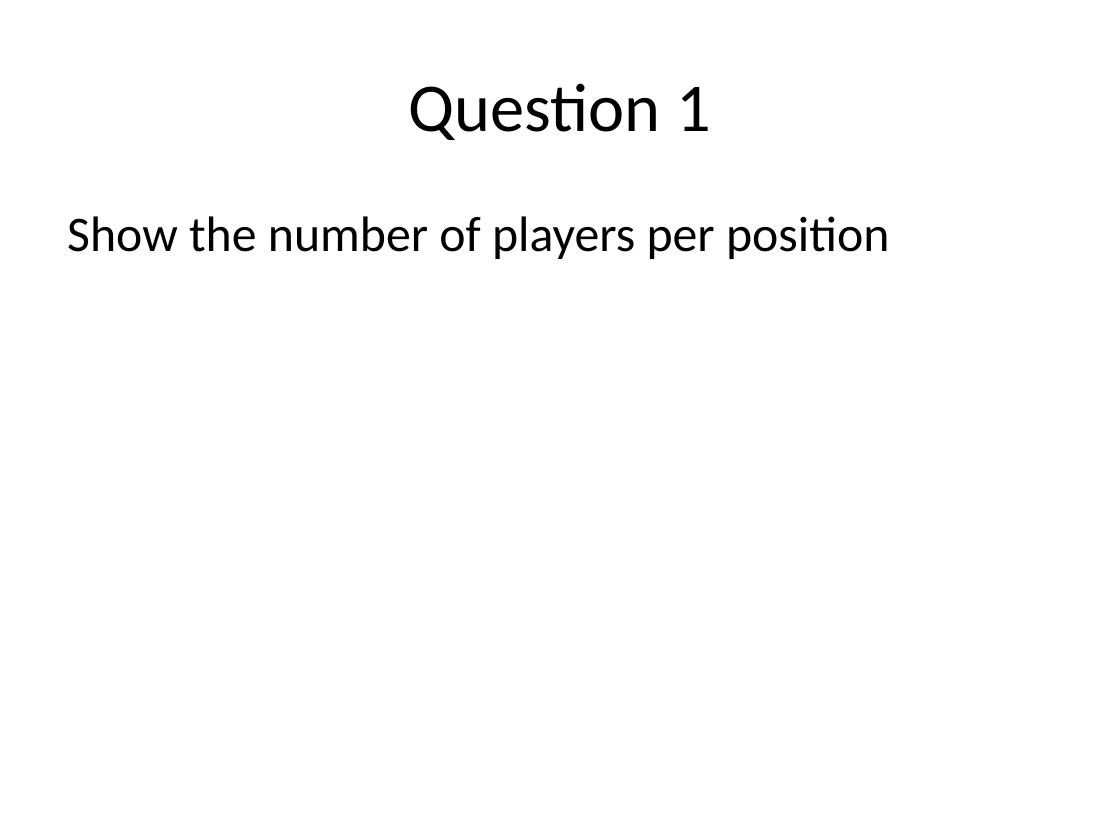
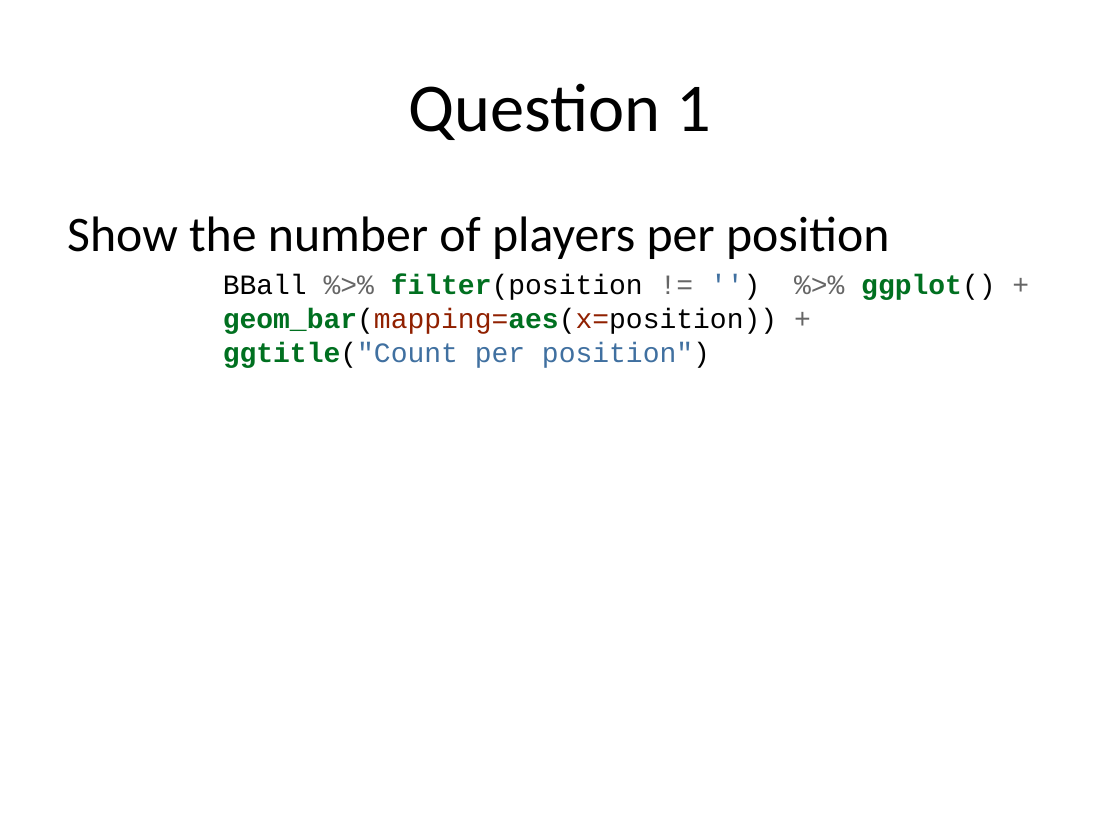
Before and after one commit to rmpalmer/MDS-6306-Doing-Data-Science-Fall-2019, a slide deck: slide 3 of Unit 2/Richard_Palmer_LiveSession_2.pptx. Drawn at 1120x840 pixels with LibreOffice and Linux fonts; fonts in the diff are those of the drawing. Boxes give left, top, right and bottom in pixels: in the first picture for what was removed or moved away, otherwise in the second. Text is boxed around its words. In the diff, an @@ line names an element or a change of style, - is before the commit and + after.

```diff
--- a/Unit 2/Richard_Palmer_LiveSession_2.pptx
+++ b/Unit 2/Richard_Palmer_LiveSession_2.pptx
@@ text at bbox=[223, 275, 995, 368]: paragraph added @@
+BBall %>% filter(position != '') %>% ggplot() + geom_bar(mapping=aes(x=position)) + ggtitle("Count per position")
```
Also in this commit, not shown: 1 slide added, 1 other file.
